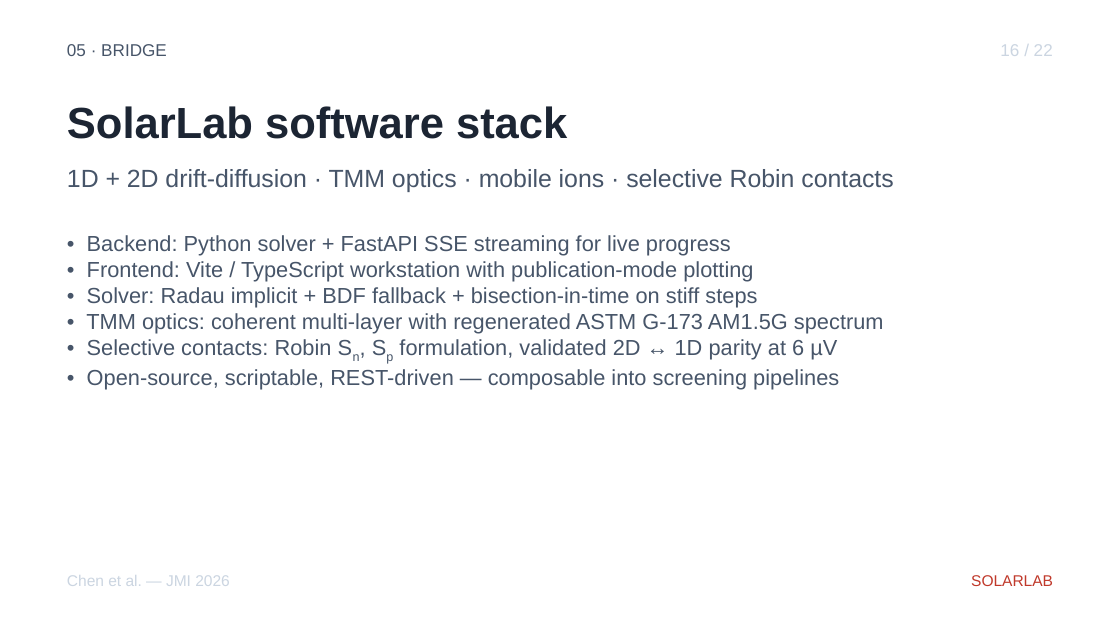
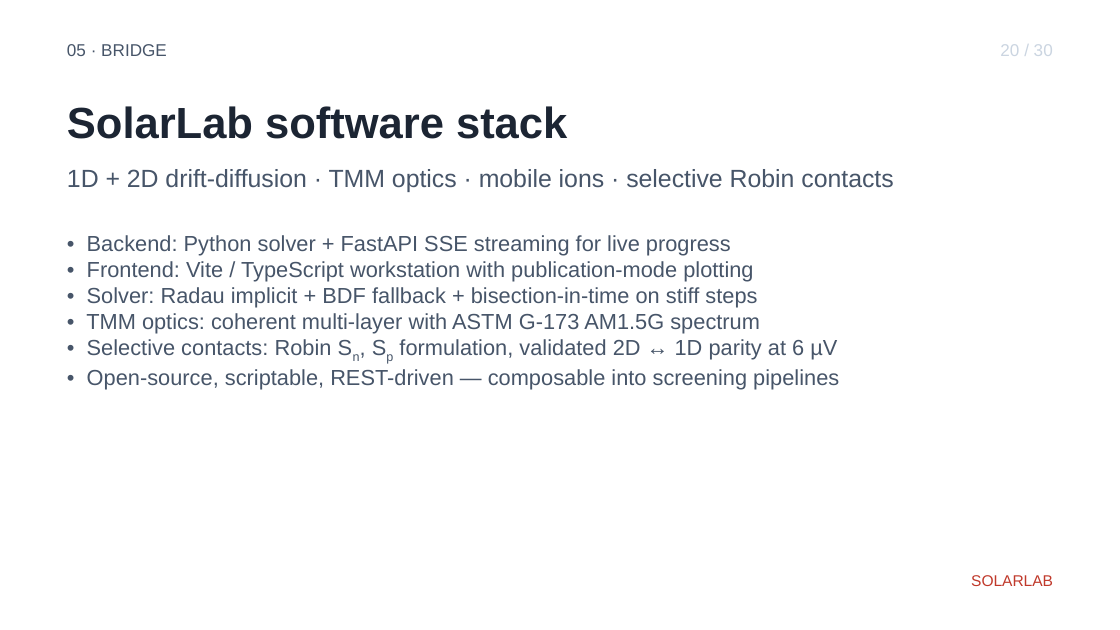
Before and after one commit to ShaneLogic/SolarLab, a slide deck: slide 25 of presentations/jmi-2026/output/jmi-2026.pptx (slide 21 before the commit). Drawn at 1120x630 pixels with LibreOffice and Linux fonts; fonts in the diff are those of the drawing. Boxes give left, top, right and bottom in pixels: in the first picture for what was removed or moved away, otherwise in the second. Text is boxed around its words. In the diff, an @@ line names an element or a change of style, - is before the commit and + after.

```diff
--- a/presentations/jmi-2026/output/jmi-2026.pptx
+++ b/presentations/jmi-2026/output/jmi-2026.pptx
@@ text at [1000, 44, 1053, 56]: text changed @@
-16 / 22
+20 / 30
@@ text at [86, 313, 760, 334]: text changed @@
-• TMM optics: coherent multi-layer with regenerated ASTM G-173 AM1.5G spectrum
+• TMM optics: coherent multi-layer with ASTM G-173 AM1.5G spectrum
@@ text removed at [67, 575, 230, 586] @@
-Chen et al. — JMI 2026
```
Also in this commit, not shown: 19 other slides changed, 9 slides added, 1 slide removed, 2 other files.
